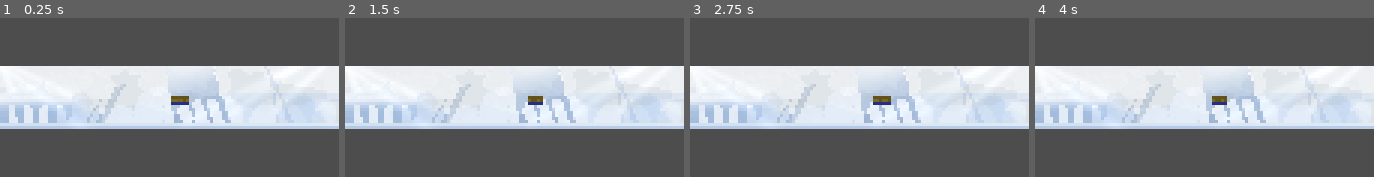
Above: before the commit, frames 1-4 (left to right).
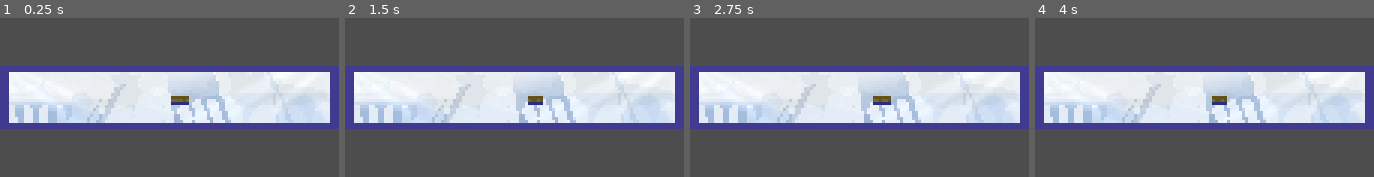
Above: after the commit, the same moments.

Repository: MarceStarlet/women-game-jam-andromeda
Game: Godot game, scene res://scenes/main/main.tscn
Two runs of this game, one before a commit and one after it. Both use one fixed random seed, a clock stepped at 60 frames per second and the inputs below.
Inputs:
- Up to frame 1 (0.25 s): no input
- Up to frame 2 (1.5 s): hold D from 0.53 s (still down); tap Shift at 0.6 s; tap Space at 0.77 s; tap K at 1.35 s
- Up to frame 3 (2.75 s): tap Space at 1.52 s; release D at 2.03 s; hold A from 2.03 s (still down); tap Shift at 2.1 s
- Up to frame 4 (4 s): release A at 2.78 s; hold D from 2.78 s (still down); tap K at 2.85 s; tap Space at 3.02, 3.77 s; tap Shift at 3.6 s

The runs differ from the first frame. In frame 1, 9.3% of the frame differs, in the area x 0-100%, y 30-70%; in frame 2, 9.3%; in frame 3, 9.3%; in frame 4, 9.3%.

Commit message:
fix:wrong reference to ground

Diff:
--- a/scenes/levels/level_1/level_1.tscn
+++ b/scenes/levels/level_1/level_1.tscn
@@ -1,7 +1,6 @@
 [gd_scene format=3 uid="uid://blue5vonp68h"]
 
 [ext_resource type="PackedScene" uid="uid://b0guo66a6km02" path="res://scenes/frame/frame.tscn" id="1_fngju"]
-[ext_resource type="PackedScene" uid="uid://dpxrp5fbedstj" path="res://scenes/ground/ground.tscn" id="2_5o1mp"]
 [ext_resource type="Texture2D" uid="uid://3xsjyqjtwmq7" path="res://assets/art/background_n1.png" id="2_spwf2"]
 
 [node name="Level1" type="Node2D" unique_id=176055505]
@@ -11,4 +10,4 @@
 [node name="bkg_n1" type="Sprite2D" parent="level" unique_id=476362383]
 texture = ExtResource("2_spwf2")
 
-[node name="frame" parent="." unique_id=1479185132 instance=ExtResource("2_5o1mp")]
+[node name="frame" parent="." unique_id=237317461 instance=ExtResource("1_fngju")]
